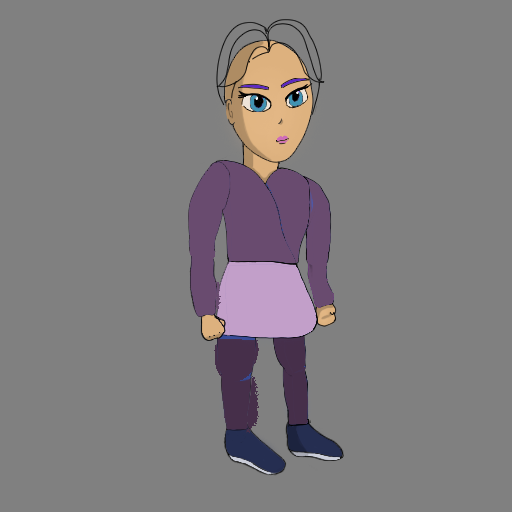
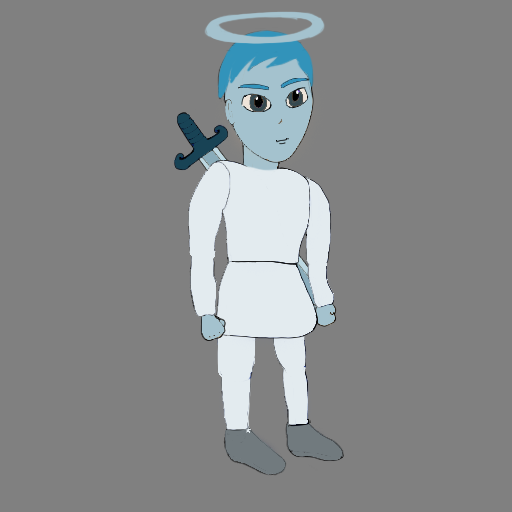
Before/after of a 512×512 layered artwork. What changed in the layer stack:
hid group "Villager 1" (25 layers) over [173, 11, 343, 475]
painted on "hair" (1st of 5, in "Villager 1") over [176, 18, 325, 128]
painted on "chest" (1st of 5, in "Villager 1") over [233, 162, 320, 251]
painted on "bottom shirt" (1st of 5, in "Villager 1") over [223, 260, 299, 336]
painted on "R thigh" (1st of 5, in "Villager 1") over [214, 295, 259, 386]
painted on "R tibia" (1st of 5, in "Villager 1") over [218, 372, 259, 438]
added group "angel" with 25 layers above "Original" over [173, 11, 343, 475]
added layer "hair" (4th of 5, in "angel") in group "angel" over [195, 11, 325, 130]
added layer "head" (4th of 5, in "angel") in group "angel" over [209, 39, 325, 181]
added layer "R arm" (4th of 5, in "angel") in group "angel" over [184, 161, 231, 261]
added layer "R forearm" (4th of 5, in "angel") in group "angel" over [189, 245, 222, 318]
added layer "chest" (4th of 5, in "angel") in group "angel" over [211, 159, 324, 276]
added layer "bottom shirt" (4th of 5, in "angel") in group "angel" over [200, 246, 327, 353]
added layer "R thigh" (4th of 5, in "angel") in group "angel" over [214, 269, 259, 385]
added layer "R tibia" (4th of 5, in "angel") in group "angel" over [216, 358, 261, 443]
added layer "R foot" (4th of 5, in "angel") in group "angel" over [225, 419, 290, 475]
added layer "L thigh" (4th of 5, in "angel") in group "angel" over [256, 292, 312, 380]
added layer "L tibia" (4th of 5, in "angel") in group "angel" over [280, 357, 313, 428]
added layer "L foot" (4th of 5, in "angel") in group "angel" over [284, 416, 343, 470]
added layer "L arm" (4th of 5, in "angel") in group "angel" over [299, 175, 331, 268]
added layer "sword" (4th of 5, in "angel") in group "angel" over [173, 112, 334, 322]
added layer "grey background" (4th of 5, in "angel") in group "angel" over [173, 11, 343, 475]
…and 14 more changes (7 added, 7 painted)
